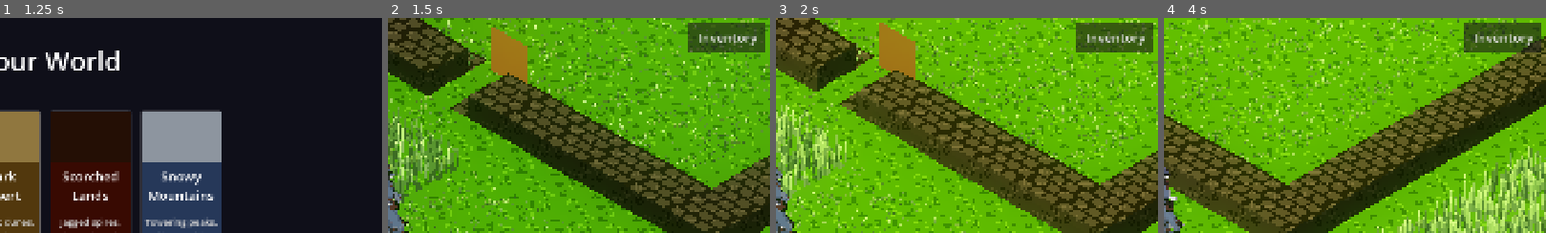
Above: before the commit, frames 1-4 (left to right).
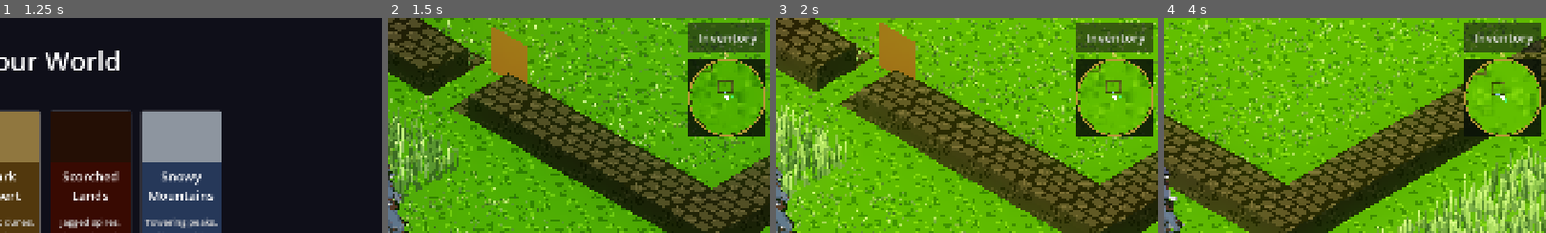
Above: after the commit, the same moments.

Repository: ChrisPauly97/pear-pudding-godot
Game: Godot game, scene res://scenes/ui/MenuScene.tscn
The game is run twice, just before and just after one commit, with the same random seed, the same clock (stepped at 60 frames per second) and the same inputs.
Inputs (mouse positions are % of the whole screen's width and height, from its top left):
- Up to frame 1 (1.25 s): click "New Game" at 0.5 s
- Up to frame 2 (1.5 s): click "Venture Here" at 1.25 s
- Up to frame 3 (2 s): no input
- Up to frame 4 (4 s): tap Enter at 2 s; move the mouse to (72, 45) at 2.02 s; hold D (move_right) 2.03-2.75 s; hold E (interact) 2.03-2.75 s; click (72, 45) at 2.17 s; tap Space (jump) at 2.27 s; drag from (30, 55) to (45, 70) at 2.77 s; move the mouse to (60, 28) at 3.52 s; hold D (move_right) from 3.53 s (still down); tap 2 at 3.6 s; click (60, 28) at 3.67 s
The pictures show only the part of the screen within x 50-100%, y 0-50%; the shares and areas given below are measured in that part.

Frame 1 is identical in both runs. In frame 2, 3.8% of the frame differs, in the area x 78-99%, y 16-56%; in frame 3, 3.8%; in frame 4, 6.6%.

Commit message:
Add WoW-style circular minimap to world HUD
Creates scenes/world/Minimap.gd: a SubViewport sharing the main
World3D renders a top-down orthographic view of the live scene.
A circle-clip canvas shader crops it to a disc. Coloured dots
overlay entity positions each frame (red=enemies, gold=chests,
blue=doors, green=NPCs, white=player). A gold ring border and
N compass label complete the WoW look.

WorldScene integrates it via _setup_minimap() in _ready() and
_minimap.update() each frame so the overhead camera tracks the
player and the dot layer redraws automatically.

https://claude.ai/code/session_0161xF1YodKq3coXNehJBKMT

Diff:
--- /dev/null
+++ b/scenes/world/Minimap.gd
@@ -0,0 +1,178 @@
+# scenes/world/Minimap.gd
+# WoW-style circular minimap rendered in the HUD top-right corner.
+# Uses a SubViewport sharing the main World3D so the top-down camera
+# sees the live scene without duplicating geometry.
+extends Node
+
+## World units from player centre to the edge of the circular view.
+const VIEW_RADIUS: float = 64.0
+
+var _mini_cam: Camera3D
+var _dot_layer: _DotLayer
+var _player: CharacterBody3D
+var _enemy_nodes: Dictionary
+var _chest_nodes: Dictionary
+var _door_nodes: Dictionary
+var _npc_nodes: Dictionary
+var _half: float   # half the minimap pixel dimension
+var _scale: float  # pixels per world unit
+
+
+# ── Inner: draws entity dots each frame ───────────────────────────────────────
+class _DotLayer extends Control:
+	var minimap  # untyped — inner class can't reference the outer class by name
+
+	func _ready() -> void:
+		mouse_filter = MOUSE_FILTER_IGNORE
+
+	func _draw() -> void:
+		if minimap and minimap._player:
+			minimap._on_draw(self)
+
+
+# ── Inner: gold ring border drawn once ────────────────────────────────────────
+class _RingBorder extends Control:
+	var ring_sz: int = 100
+
+	func _ready() -> void:
+		mouse_filter = MOUSE_FILTER_IGNORE
+
+	func _draw() -> void:
+		var r: float = float(ring_sz) * 0.5
+		var center := Vector2(r, r)
+		# Outer gold ring
+		draw_arc(center, r - 1.5, 0.0, TAU, 64, Color(0.72, 0.60, 0.22, 1.0), 4.0)
+		# Inner dark bevel for depth
+		draw_arc(center, r - 5.5, 0.0, TAU, 64, Color(0.12, 0.10, 0.04, 0.75), 1.5)
+
+
+# ── Circle-clip shader: cuts the rectangular texture into a disc ───────────────
+const _CLIP_SHADER_SRC := """
+shader_type canvas_item;
+void fragment() {
+	vec2 c = UV - vec2(0.5, 0.5);
+	COLOR = texture(TEXTURE, UV);
+	COLOR.a *= step(length(c) * 2.0, 0.98);
+}
+"""
+
+
+# Call once from WorldScene._ready() after the player is spawned.
+func setup(world: Node3D, hud: CanvasLayer, player: CharacterBody3D,
+		enemies: Dictionary, chests: Dictionary, doors: Dictionary,
+		npcs: Dictionary) -> void:
+	_player  = player
+	_enemy_nodes = enemies
+	_chest_nodes = chests
+	_door_nodes  = doors
+	_npc_nodes   = npcs
+
+	var vp_size: Vector2 = world.get_viewport().get_visible_rect().size
+	var vw: float = vp_size.x
+	var vh: float = vp_size.y
+	var sz: int = int(vh * 0.18)          # minimap diameter in pixels
+	_half  = float(sz) * 0.5
+	_scale = float(sz) / (VIEW_RADIUS * 2.0)
+
+	var margin: float = vh * 0.01
+	# Sit below the inventory button (btn_h ≈ vh*0.07, starts at vh*0.01 → bottom ≈ vh*0.08)
+	var px: float = vw - float(sz) - margin
+	var py: float = vh * 0.095
+
+	# ── Dark background ────────────────────────────────────────────────────────
+	var bg := ColorRect.new()
+	bg.color = Color(0.04, 0.07, 0.03, 0.88)
+	bg.size = Vector2(float(sz), float(sz))
+	bg.position = Vector2(px, py)
+	bg.mouse_filter = Control.MOUSE_FILTER_IGNORE
+	hud.add_child(bg)
+
+	# ── SubViewport that shares the main scene's World3D ──────────────────────
+	var viewport := SubViewport.new()
+	viewport.size = Vector2i(sz, sz)
+	viewport.render_target_update_mode = SubViewport.UPDATE_ALWAYS
+	viewport.own_world_3d = false   # share the live World3D — sees the same geometry
+
+	_mini_cam = Camera3D.new()
+	_mini_cam.projection = Camera3D.PROJECTION_ORTHOGONAL
+	_mini_cam.size = VIEW_RADIUS * 2.0
+	# Pitch –90° so the camera looks straight down; no yaw so +X=east, –Z=north.
+	_mini_cam.rotation_degrees = Vector3(-90.0, 0.0, 0.0)
+	_mini_cam.position = Vector3(0.0, 200.0, 0.0)
+	viewport.add_child(_mini_cam)
+
+	# ── SubViewportContainer with circle-clip shader ───────────────────────────
+	var container := SubViewportContainer.new()
+	container.size = Vector2(float(sz), float(sz))
+	container.position = Vector2(px, py)
+	container.mouse_filter = Control.MOUSE_FILTER_IGNORE
+	container.add_child(viewport)
+	var shader := Shader.new()
+	shader.code = _CLIP_SHADER_SRC
+	var mat := ShaderMaterial.new()
+	mat.shader = shader
+	container.material = mat
+	hud.add_child(container)
+
+	# ── Entity/player dot overlay ──────────────────────────────────────────────
+	_dot_layer = _DotLayer.new()
+	_dot_layer.minimap = self
+	_dot_layer.size = Vector2(float(sz), float(sz))
+	_dot_layer.position = Vector2(px, py)
+	hud.add_child(_dot_layer)
+
+	# ── Gold ring border ───────────────────────────────────────────────────────
+	var ring := _RingBorder.new()
+	ring.ring_sz = sz
+	ring.size = Vector2(float(sz), float(sz))
+	ring.position = Vector2(px, py)
+	hud.add_child(ring)
+
+	# ── "N" compass label above the disc ──────────────────────────────────────
+	var font_sz: int = int(vh * 0.018)
+	var n_lbl := Label.new()
+	n_lbl.text = "N"
+	n_lbl.horizontal_alignment = HORIZONTAL_ALIGNMENT_CENTER
+	n_lbl.add_theme_color_override("font_color", Color(0.95, 0.85, 0.45))
+	n_lbl.add_theme_font_size_override("font_size", font_sz)
+	n_lbl.size = Vector2(float(sz), float(font_sz + 4))
+	n_lbl.position = Vector2(px, py - float(font_sz + 6))
+	n_lbl.mouse_filter = Control.MOUSE_FILTER_IGNORE
+	hud.add_child(n_lbl)
+
+
+# Call every frame from WorldScene._process().
+func update() -> void:
+	if _player == null or _mini_cam == null:
+		return
+	_mini_cam.position = Vector3(_player.position.x, 200.0, _player.position.z)
+	if _dot_layer:
+		_dot_layer.queue_redraw()
+
+
+# Called by _DotLayer._draw() — runs inside the CanvasItem draw pass.
+func _on_draw(canvas: Control) -> void:
+	var center := Vector2(_half, _half)
+	var origin: Vector3 = _player.position
+
+	# White dot at centre = player
+	canvas.draw_circle(center, 5.0, Color(1.0, 1.0, 1.0))
+
+	_draw_group(canvas, _enemy_nodes, origin, Color(0.95, 0.20, 0.20), 4.0)  # red
+	_draw_group(canvas, _chest_nodes, origin, Color(1.00, 0.85, 0.10), 4.0)  # gold
+	_draw_group(canvas, _door_nodes,  origin, Color(0.55, 0.75, 1.00), 4.0)  # blue
+	_draw_group(canvas, _npc_nodes,   origin, Color(0.30, 0.95, 0.45), 4.0)  # green
+
+
+func _draw_group(canvas: Control, nodes: Dictionary, origin: Vector3,
+		color: Color, radius: float) -> void:
+	var center := Vector2(_half, _half)
+	for id in nodes:
+		var n: Node3D = nodes[id]
+		if not is_instance_valid(n):
+			continue
+		var off: Vector3 = n.position - origin
+		var dot := Vector2(_half + off.x * _scale, _half + off.z * _scale)
+		# Only draw dots that fall inside the circle
+		if (dot - center).length() <= _half * 0.94:
+			canvas.draw_circle(dot, radius, color)
--- a/scenes/world/WorldScene.gd
+++ b/scenes/world/WorldScene.gd
@@ -7,6 +7,7 @@
 const InfiniteWorldGen = preload("res://game_logic/world/InfiniteWorldGen.gd")
 const ChunkRenderer   = preload("res://scenes/world/ChunkRenderer.gd")
 const TerrainMath     = preload("res://game_logic/TerrainMath.gd")
+const Minimap         = preload("res://scenes/world/Minimap.gd")
 const _TerrainShader: Shader = preload("res://assets/shaders/terrain.gdshader")
 
 const _TexGrass:     Texture2D = preload("res://assets/textures/pixel_art/grass_pixel.png")
@@ -98,6 +99,7 @@
 
 var _dialogue_label: Label
 var _coord_label: Label
+var _minimap: Node
 var _dialogue_timer: float = 0.0
 const DIALOGUE_DURATION: float = 4.0
 
@@ -256,6 +258,10 @@
 	_coord_label.add_theme_constant_override("shadow_offset_y", 1)
 	_coord_label.position = Vector2(vh * 0.01, vh * 0.11)
 	_hud.add_child(_coord_label)
+
+	_minimap = Minimap.new()
+	add_child(_minimap)
+	_minimap.setup(self, _hud, _player, _enemy_nodes, _chest_nodes, _door_nodes, _npc_nodes)
 
 func _exit_tree() -> void:
 	# Wait for any in-flight worker tasks before the GDScript instance is freed.
@@ -823,6 +829,8 @@
 	if _player == null:
 		return
 	_camera.position = _snap_to_pixel(_player.position + Vector3(20, 20, 20))
+	if _minimap:
+		_minimap.update()
 	if _coord_label:
 		var tx: int = int(_player.position.x / IsoConst.TILE_SIZE)
 		var tz: int = int(_player.position.z / IsoConst.TILE_SIZE)
